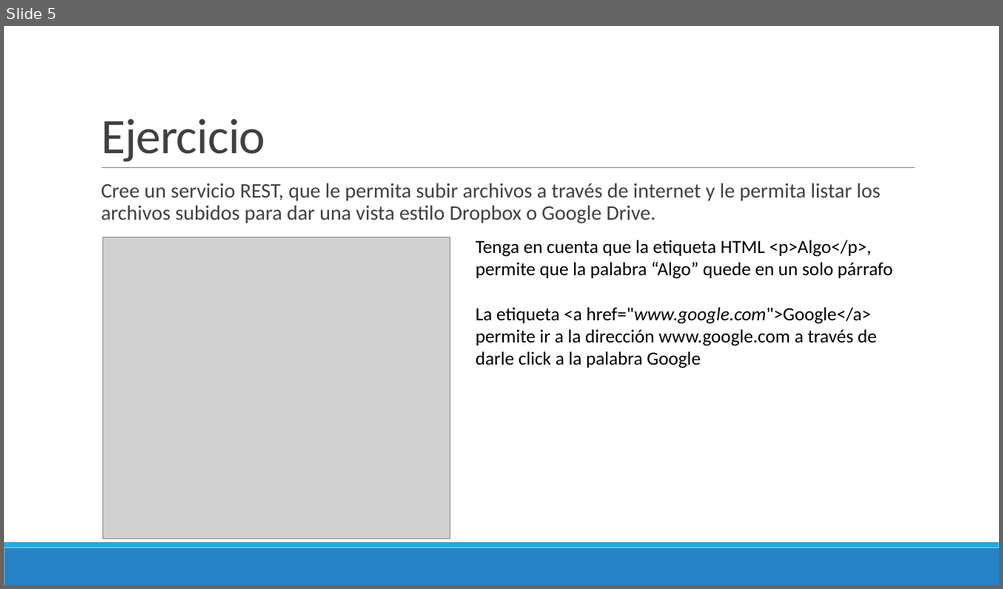
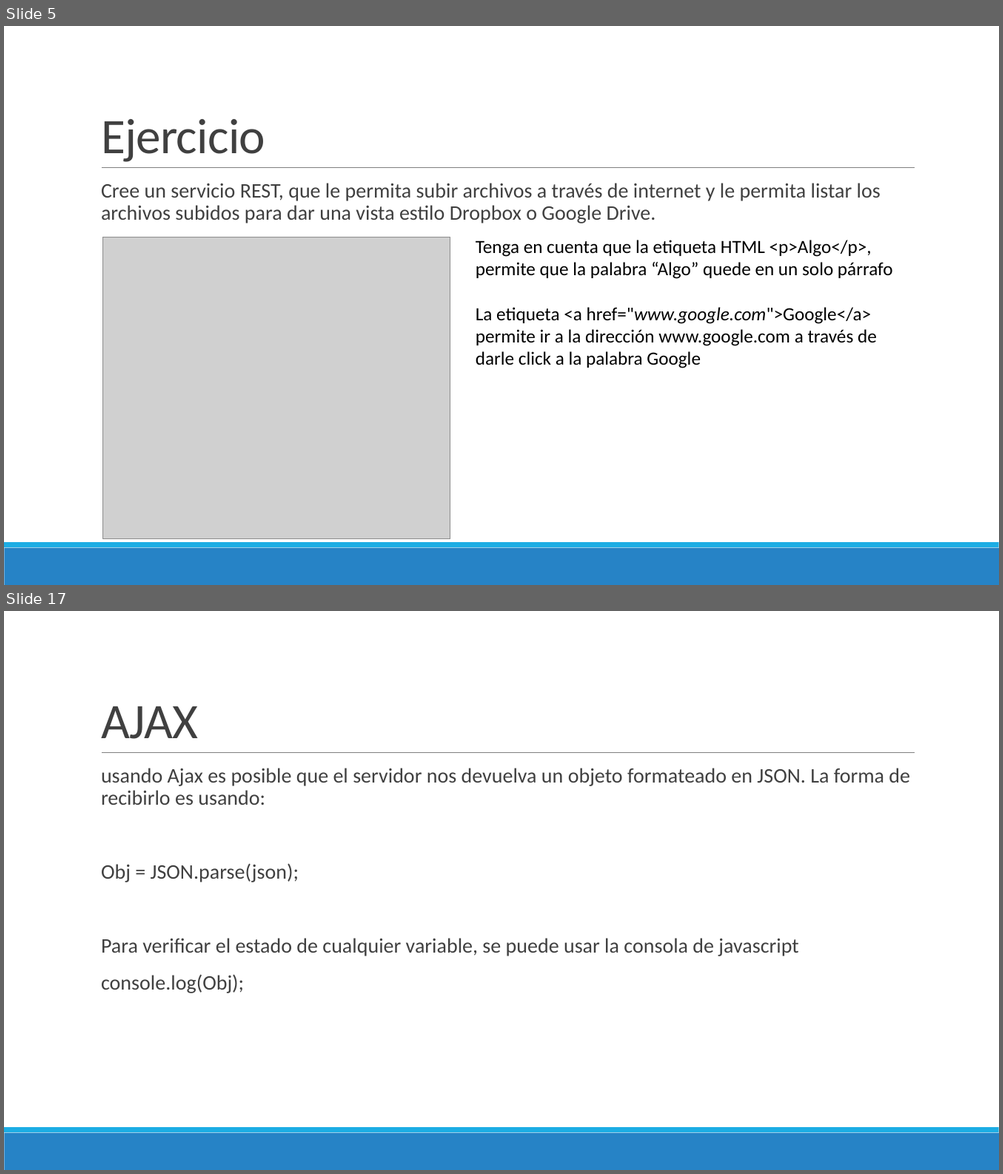
Before and after one commit to Domiciano/ProgramacionEnRed191, a slide deck: Semana 15/Presentación.pptx. Shown one above the other, each under a label of ours: slide 5 before the commit, slides 5 and 17 after it; the slides between them are not shown. The pictures are 1003x589 and 1003x1174 pixels, drawn with LibreOffice and Linux fonts; fonts in the diff are those of the drawing; grey boxes stand for pictures. Boxes give left, top, right and bottom in pixels: in the first picture for what was removed or moved away, otherwise in the second. Text is boxed around its words. In the diff, an @@ line names an element or a change of style, - is before the commit and + after.

```diff
--- a/Semana 15/Presentación.pptx
+++ b/Semana 15/Presentación.pptx
@@ slide 17 added at (4, 611, 999, 1170), background #FFFFFF; not listed: 3 template elements that a slide beside it also shows @@
@@ title added at (101, 706, 198, 739), 48 pt, text #404040 @@
+AJAX
@@ text added at (101, 768, 910, 994), 20 pt, text #404040 @@
+  usando Ajax es posible que el servidor nos devuelva un objeto formateado en JSON. La forma de recibirlo es usando:
+  Obj = JSON.parse(json);
+  Para verificar el estado de cualquier variable, se puede usar la consola de javascript
+  console.log(Obj);
```
Also in this commit, not shown: 12 other slides added.
